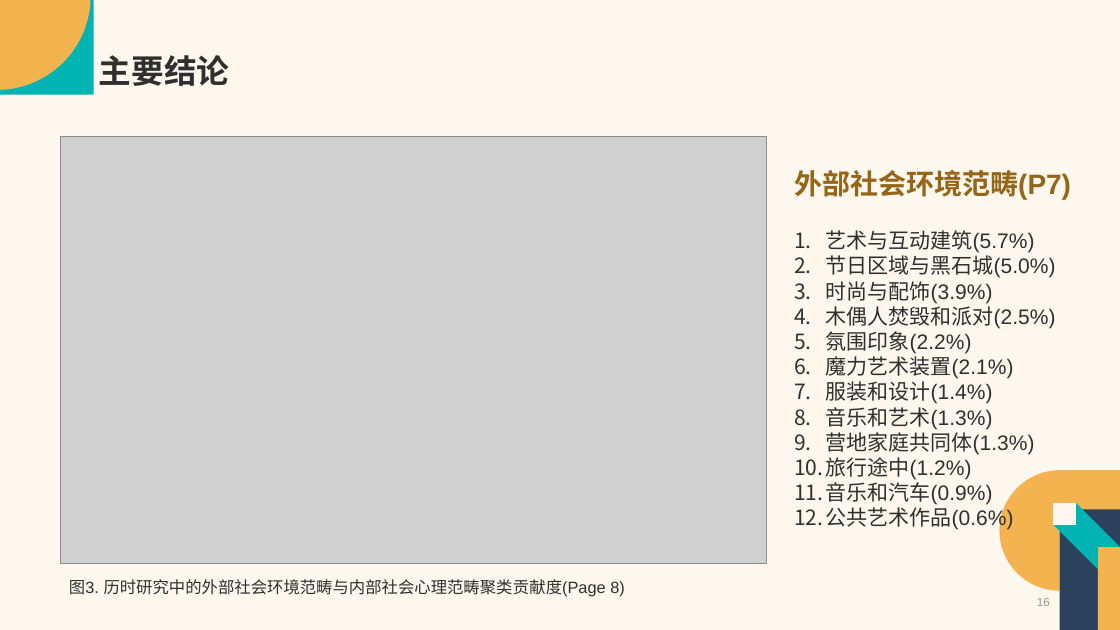
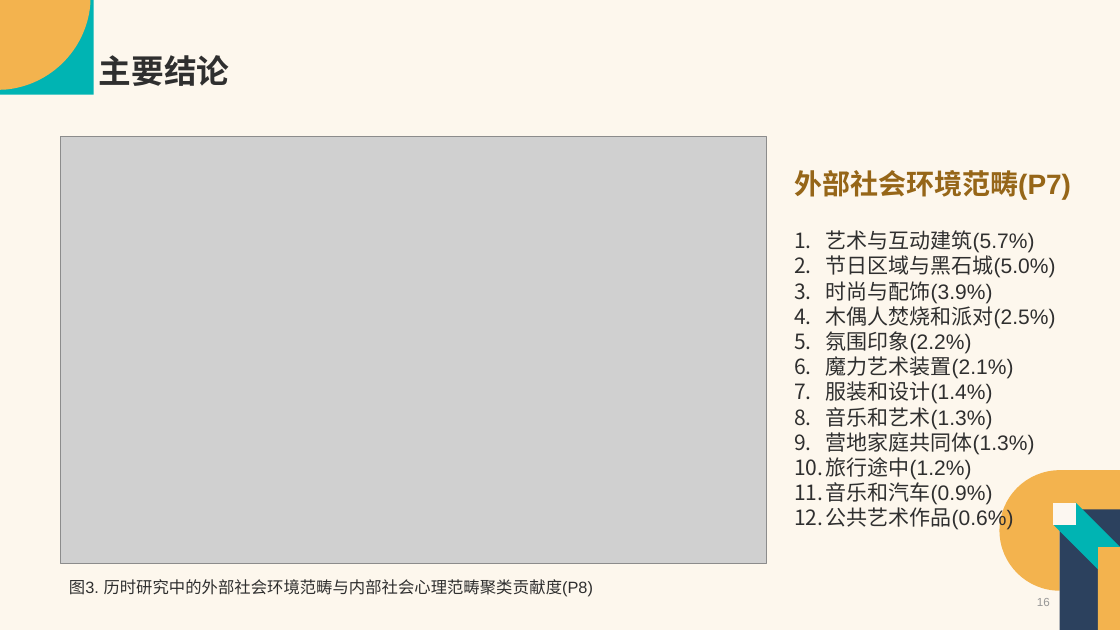
Before and after one commit to Vaelubo/Research, a slide deck: slide 16 of SSCI文章汇报-卢波.pptx. Drawn at 1120x630 pixels with LibreOffice and Linux fonts; fonts in the diff are those of the drawing; grey boxes stand for pictures. Boxes give left, top, right and bottom in pixels: in the first picture for what was removed or moved away, otherwise in the second. Text is boxed around its words. In the diff, an @@ line names an element or a change of style, - is before the commit and + after.

```diff
--- a/SSCI文章汇报-卢波.pptx
+++ b/SSCI文章汇报-卢波.pptx
@@ text at [826, 303, 1056, 329]: text changed @@
-4. 木偶人焚毁和派对(2.5%)
+4. 木偶人焚烧和派对(2.5%)
@@ text at [69, 579, 593, 597]: text changed @@
-图3. 历时研究中的外部社会环境范畴与内部社会心理范畴聚类贡献度(Page 8)
+图3. 历时研究中的外部社会环境范畴与内部社会心理范畴聚类贡献度(P8)
```
Also in this commit, not shown: 17 other slides changed, 2 other files.
